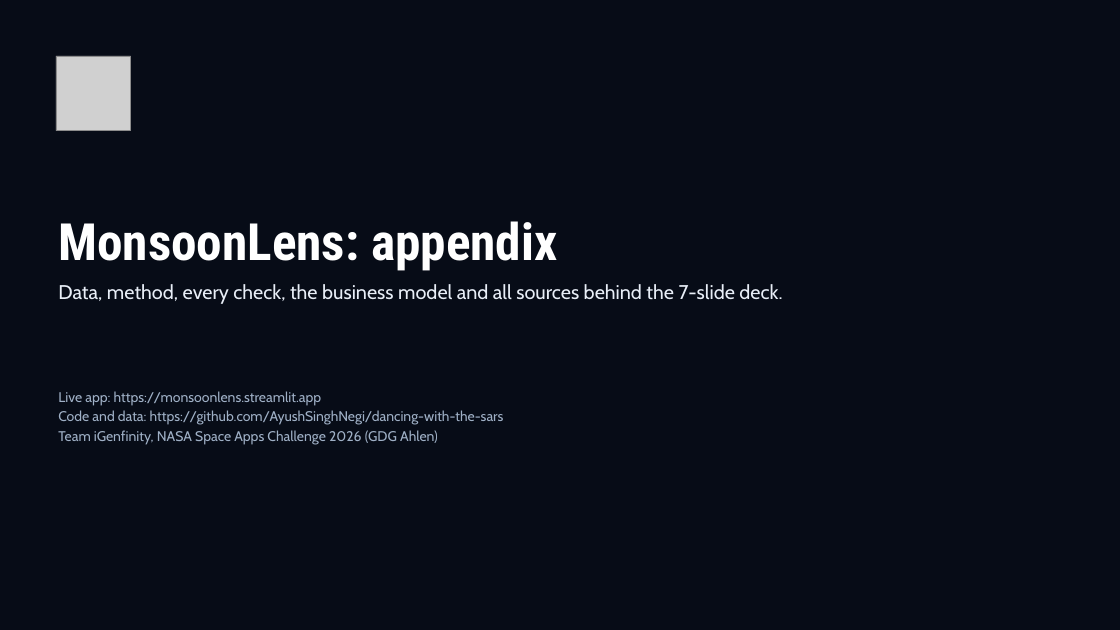
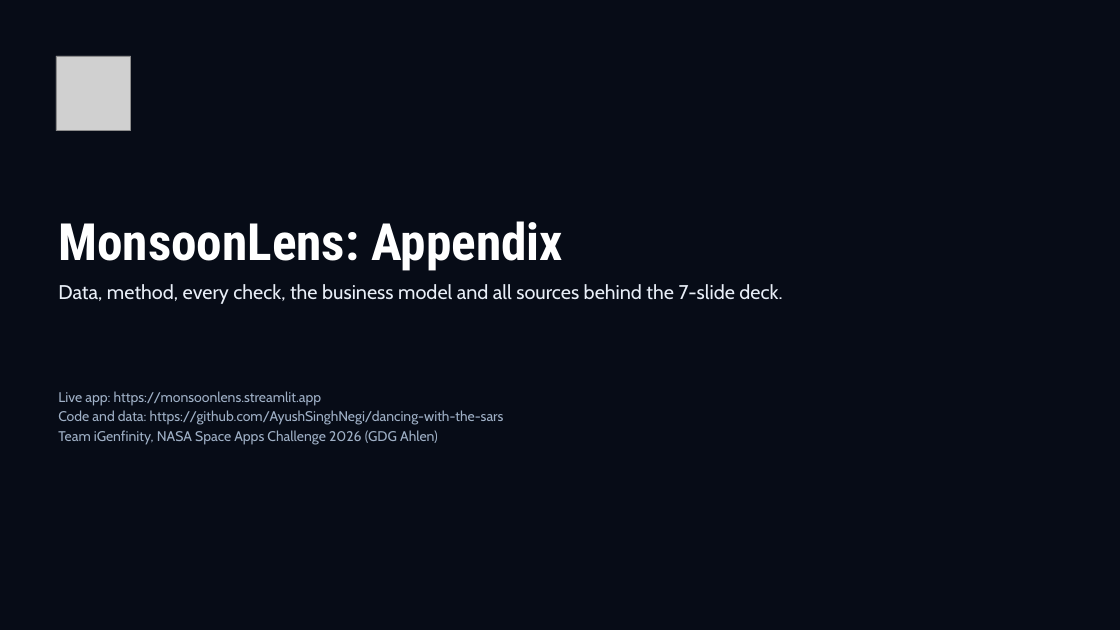
Before and after one commit to AyushSinghNegi/dancing-with-the-sars, a slide deck: slide 1 of deliverables/deck/MonsoonLens_Appendix.pptx. Drawn at 1120x630 pixels with LibreOffice and Linux fonts; fonts in the diff are those of the drawing; grey boxes stand for pictures. Boxes give left, top, right and bottom in pixels: in the first picture for what was removed or moved away, otherwise in the second. Text is boxed around its words. In the diff, an @@ line names an element or a change of style, - is before the commit and + after.

```diff
--- a/deliverables/deck/MonsoonLens_Appendix.pptx
+++ b/deliverables/deck/MonsoonLens_Appendix.pptx
@@ text at bbox=[58, 221, 563, 271]: text changed @@
-MonsoonLens: appendix
+MonsoonLens: Appendix
```
Also in this commit, not shown: 9 other slides changed, 8 other files.
